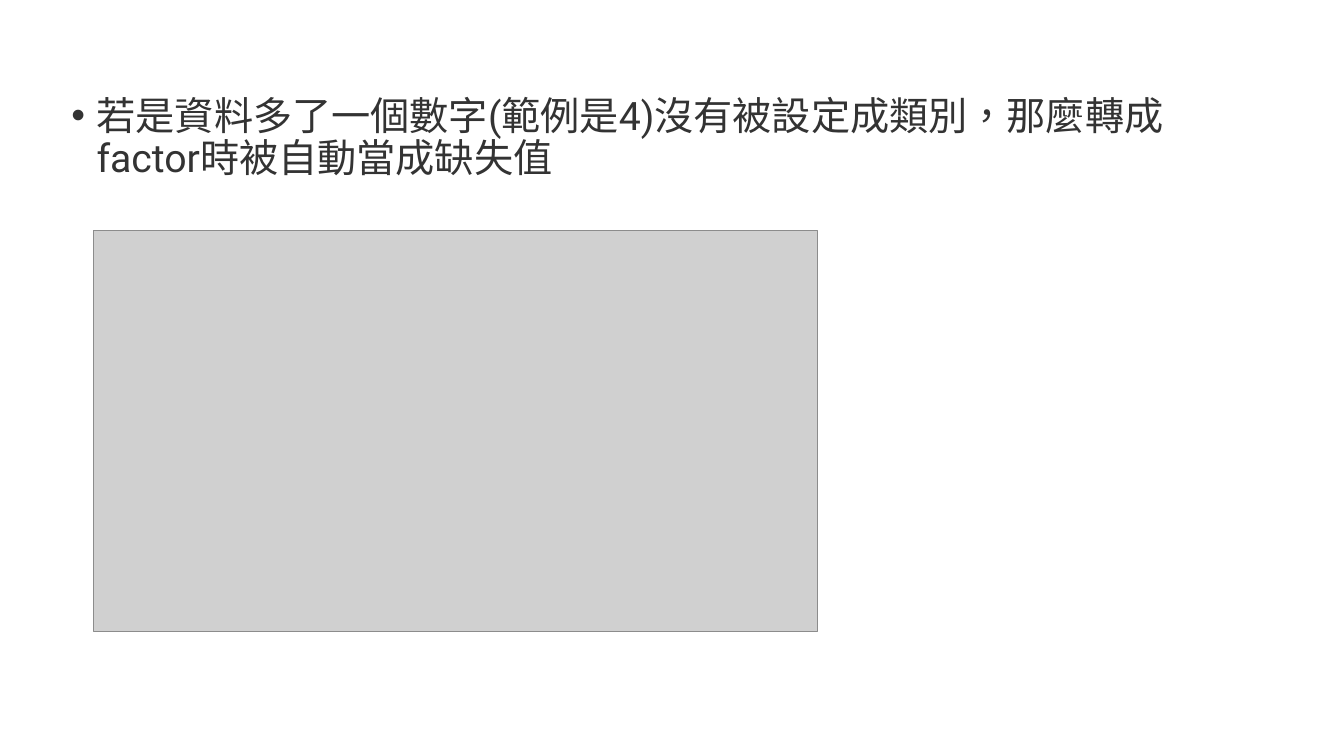
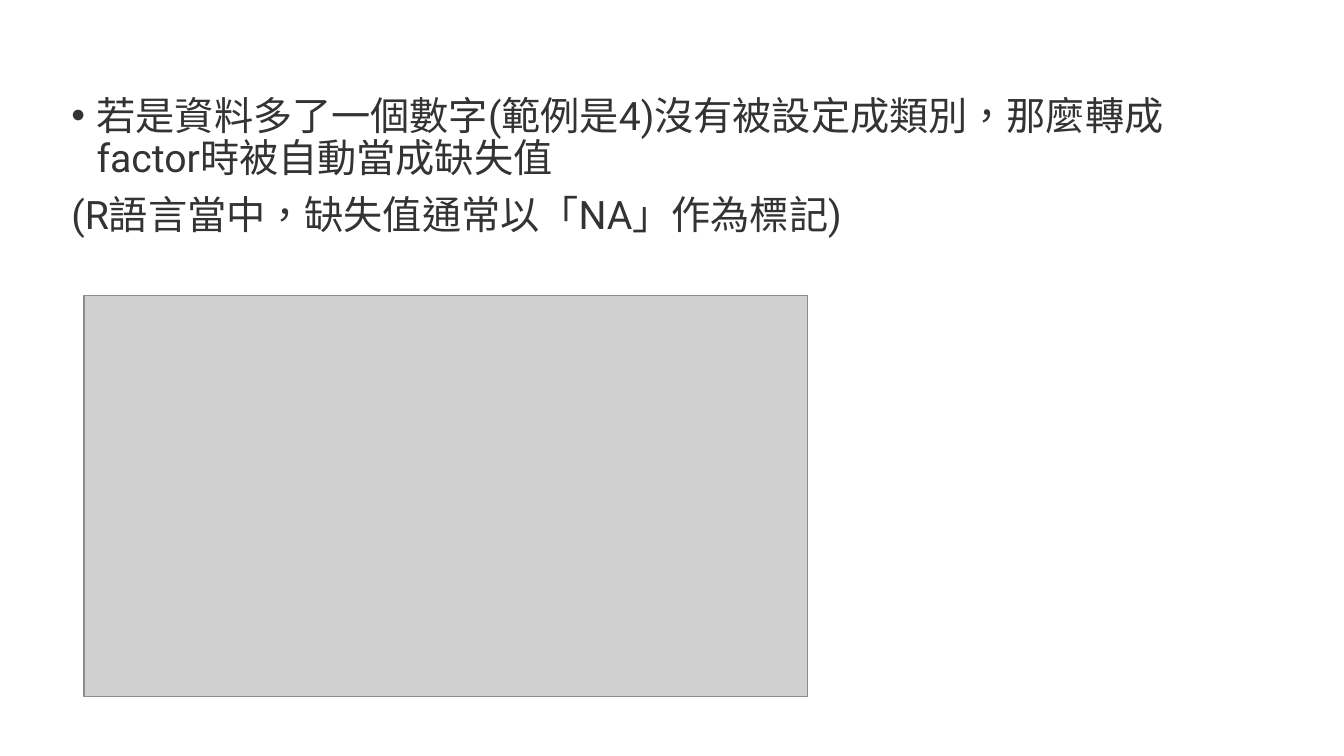
Before and after one commit to qbiexyz/R-for-NGO, a slide deck: slide 29 of ppt/基礎篇2_R語言的基礎概念.pptx (slide 27 before the commit). Drawn at 1344x756 pixels with LibreOffice and Linux fonts; fonts in the diff are those of the drawing; grey boxes stand for pictures. Boxes give left, top, right and bottom in pixels: in the first picture for what was removed or moved away, otherwise in the second. Text is boxed around its words. In the diff, an @@ line names an element or a change of style, - is before the commit and + after.

```diff
--- a/ppt/基礎篇2_R語言的基礎概念.pptx
+++ b/ppt/基礎篇2_R語言的基礎概念.pptx
@@ text at <box>71,196,841,238</box>: paragraph added @@
+(R語言當中，缺失值通常以「NA」作為標記)
@@ picture: place and size @@
-picture at <box>94,231,818,632</box>
+picture at <box>84,295,808,697</box>
```
Also in this commit, not shown: 6 other slides changed, 2 slides added, 32 other files.
